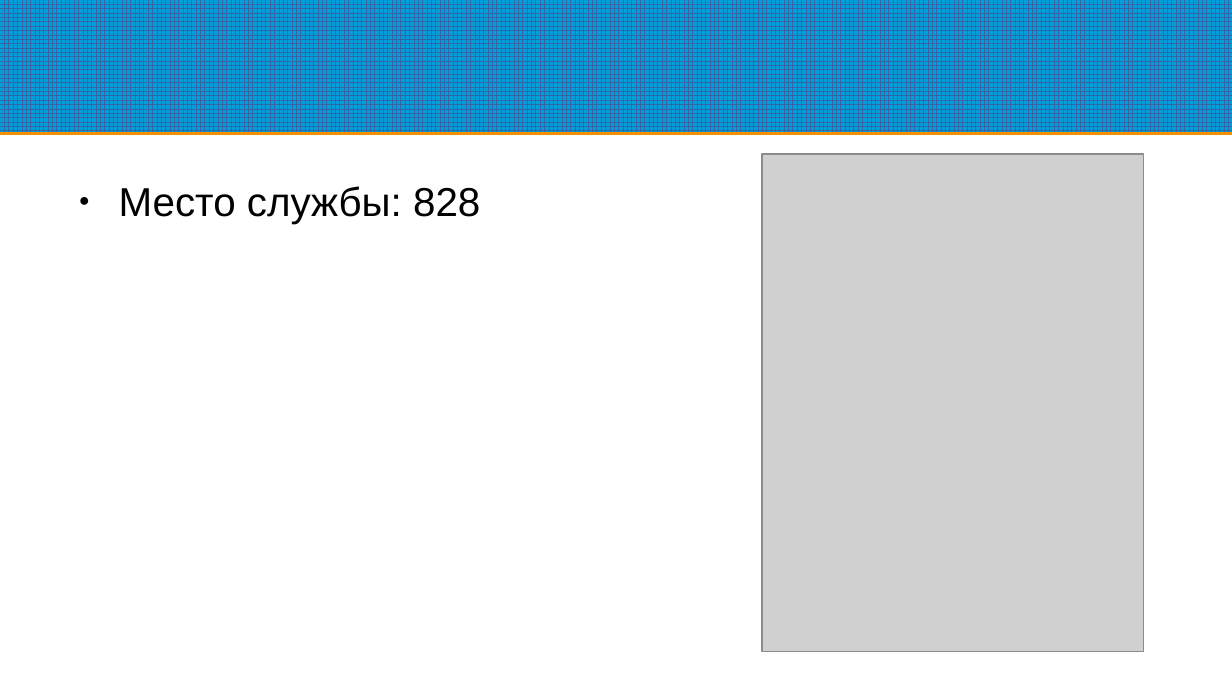
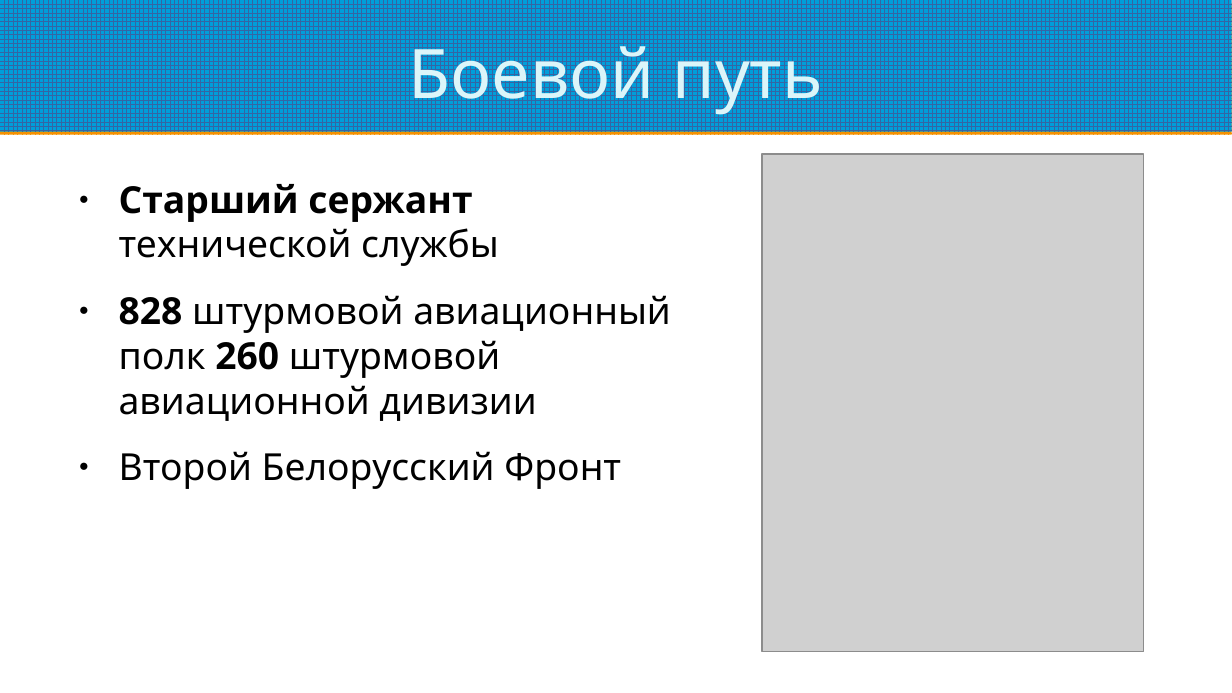
Before and after one commit to Astolfo-femboy-UwU/urban-octo-barnacle, a slide deck: slide 2 of Основы Российской Государственности/Кочкин Виталий Васильевич.pptx. Drawn at 1232x693 pixels with LibreOffice and Linux fonts; fonts in the diff are those of the drawing; grey boxes stand for pictures. Boxes give left, top, right and bottom in pixels: in the first picture for what was removed or moved away, otherwise in the second. Text is boxed around its words. In the diff, an @@ line names an element or a change of style, - is before the commit and + after.

```diff
--- a/Основы Российской Государственности/Кочкин Виталий Васильевич.pptx
+++ b/Основы Российской Государственности/Кочкин Виталий Васильевич.pptx
@@ title added at <box>408,35,822,116</box>, 44 pt, text #DBF5F9 @@
+Боевой путь
@@ text at <box>119,184,671,489</box>: text changed; size 26 to 24 pt; font Arial to Noto Sans @@
-● Место службы: 828
+● Старший сержант технической службы
+● 828 штурмовой авиационный полк 260 штурмовой авиационной дивизии
+● Второй Белорусский Фронт
```
Also in this commit, not shown: 3 slides added, 3 slides removed, 1 other file.
